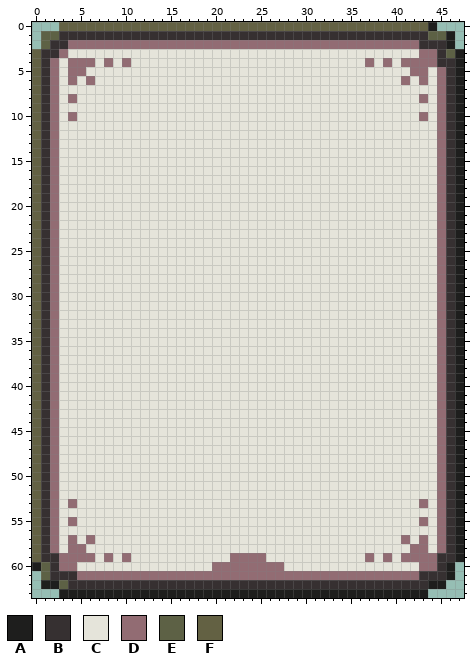
Pixel-art file, stored at assets/sprites/ui/cards/cards.aseprite. Above, as it was before the edit.
48x64 pixels, 1 frame.
Palette (. is transparent): A #1e1e1d  B #363031  C #e5e4da  D #926c73  E #5d6145  F #636143
And afterwards:
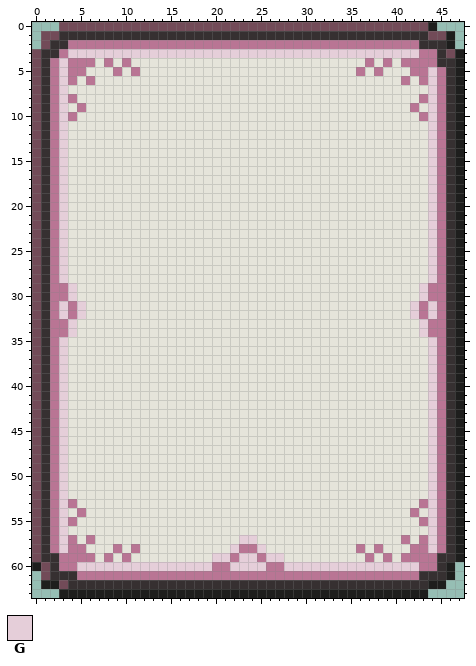
Colours new in this view: G #e5ced9
Commit: cards particles and cornors
Difference:
colour D: #926c73 -> #b97594
colour F: #636143 -> #724b58
Layer "epic":
y 1: x 1..2 EE -> FF; x 44..45 EE -> FF
y 2: x 1 E -> F
y 3: x 4..42 CCCCCCCCCCCCCCCCCCCCCCCCCCCCCCCCCCCCCCC -> GGGGGGGGGGGGGGGGGGGGGGGGGGGGGGGGGGGGGGG; x 46 E -> F
y 4: x 3 C -> G
y 5: x 3 C -> G; x 9 C -> D; x 11 C -> D; x 36 C -> D; x 38 C -> D; x 44 C -> G
y 6..8: x 3 C -> G; x 44 C -> G
y 9: x 3 C -> G; x 5 C -> D; x 42 C -> D; x 44 C -> G
y 10..28: x 3 C -> G; x 44 C -> G
y 29..30: x 3..4 CC -> DG; x 43..44 CC -> GD
y 31..32: x 3..5 CCC -> GDG; x 42..44 CCC -> GDG
y 33..34: x 3..4 CC -> DG; x 43..44 CC -> GD
y 35..53: x 3 C -> G; x 44 C -> G
y 54: x 3 C -> G; x 5 C -> D; x 42 C -> D; x 44 C -> G
y 55..56: x 3 C -> G; x 44 C -> G
y 57: x 3 C -> G; x 23..24 CC -> GG; x 44 C -> G
y 58: x 3 C -> G; x 9 C -> D; x 11 C -> D; x 22..25 CCCC -> GDDG; x 36 C -> D; x 38 C -> D; x 44 C -> G
y 59: x 20..21 CC -> GG; x 23..24 DD -> GG; x 26..27 CC -> GG
y 60: x 1 E -> F; x 5..19 CCCCCCCCCCCCCCC -> GGGGGGGGGGGGGGG; x 22..25 DDDD -> GGGG; x 28..42 CCCCCCCCCCCCCCC -> GGGGGGGGGGGGGGG
y 61: x 1 E -> F
y 62: x 3 E -> F
Pixel boxes of the changes (left, top, right, bottom) in both pictures:
changed: (32, 22, 455, 589)
